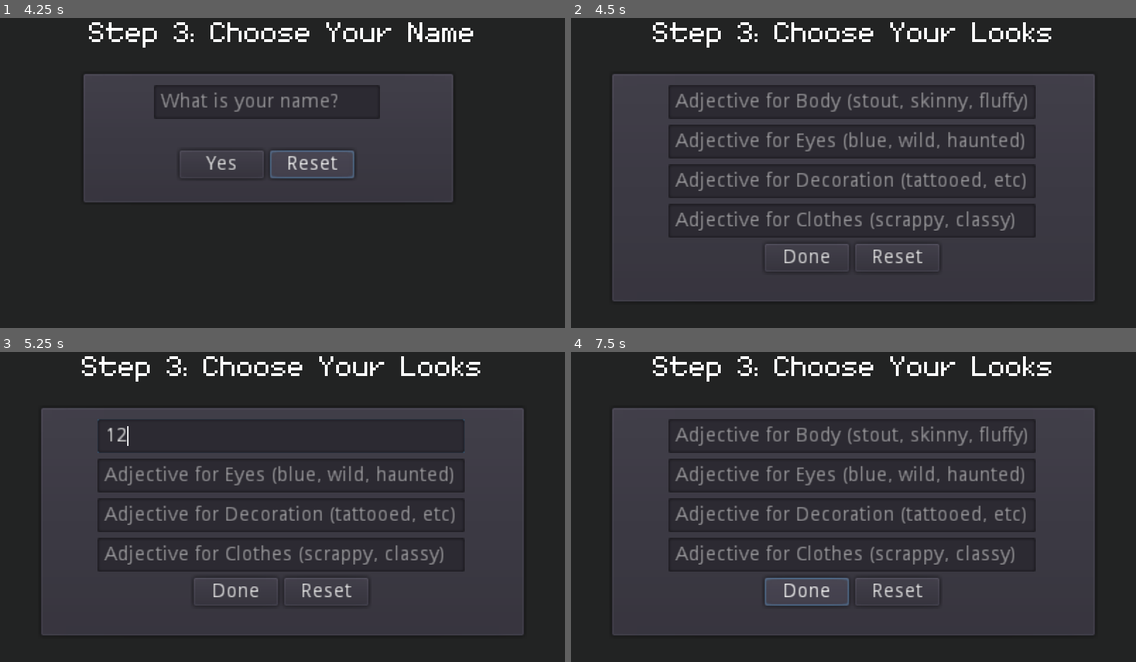
Above: before the commit, frames 1-4 (two rows, left to right).
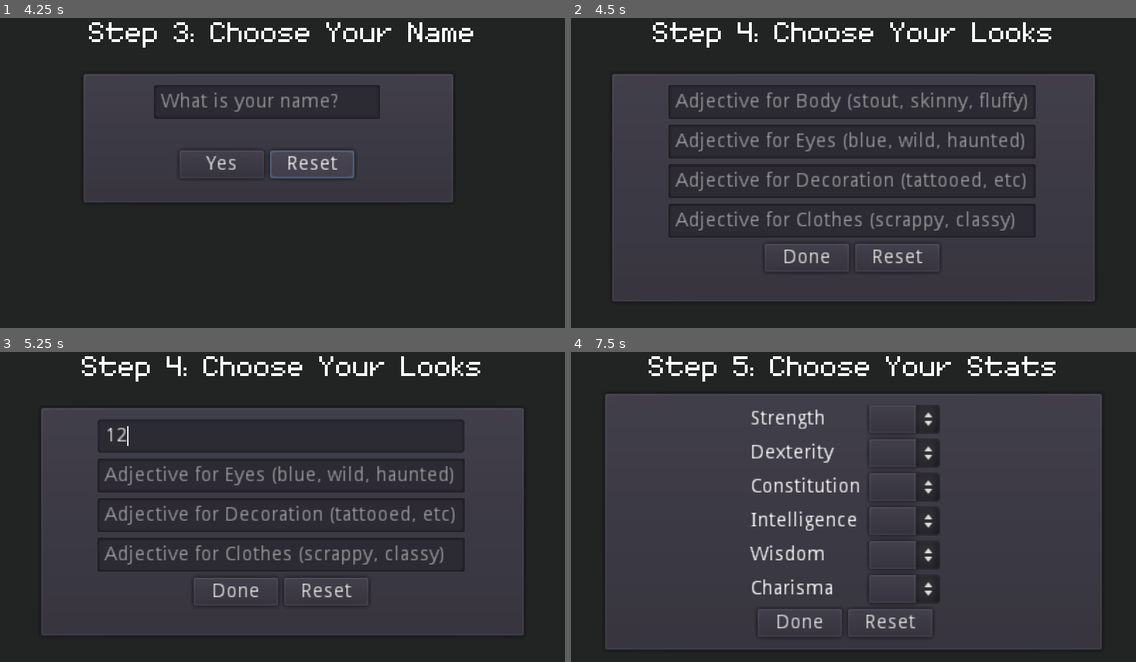
Above: after the commit, the same moments.

Repository: dyerjos/Secret-Santa-2021
Game: Godot game, scene res://menu/MainMenu.tscn
Two runs of this game, one before a commit and one after it. Both use one fixed random seed, a clock stepped at 60 frames per second and the inputs below.
Inputs (mouse positions are in pixels of both pictures, inside the frame that each line leads up to):
- Up to frame 1 (4.25 s): click "Play" at 0.5 s; click "Barbarian" at 1.25 s; click "Elf" at 2 s; click (265, 101) at 2.77 s; type "Alex" at 2.85 s; click "Reset" at 3.5 s
- Up to frame 2 (4.5 s): click "Yes" at 4.25 s
- Up to frame 3 (5.25 s): click (282, 435) at 5.02 s; type "12" at 5.1 s
- Up to frame 4 (7.5 s): click (853, 476) at 5.25 s; type "12" at 5.33 s; click (853, 516) at 5.48 s; type "12" at 5.57 s; click (853, 553) at 5.77 s; type "12" at 5.85 s; click "Reset" at 6.5 s; click "Done" at 7.25 s

Frame 1 is identical in both runs. In frame 2, less than 0.1% of the frame differs, in the area x 29-32%, y 1-8%; in frame 3, less than 0.1%; in frame 4, 20%, in the area x 6-94%, y 1-96%.

Commit message:
look and stats work

Diff:
--- a/character_creator/LookPicker.gd
+++ b/character_creator/LookPicker.gd
@@ -23,7 +23,7 @@
 
 
 func _on_DoneBtn_pressed():
-	print("going to next scene now")
+	Scene.change("StatsPicker")
 
 
 func _on_ResetBtn_pressed():
--- a/character_creator/LookPicker.tscn
+++ b/character_creator/LookPicker.tscn
@@ -31,7 +31,7 @@
 margin_right = 342.0
 margin_bottom = 44.0
 custom_fonts/font = SubResource( 1 )
-text = "Step 3: Choose Your Looks"
+text = "Step 4: Choose Your Looks"
 
 [node name="TabContainer" type="TabContainer" parent="."]
 margin_left = 30.0
--- /dev/null
+++ b/character_creator/StatsPicker.gd
@@ -0,0 +1,15 @@
+extends ColorRect
+
+
+onready var StrOptBtn := $TabContainer/Class/VBoxContainer/CenterContainer/VBoxContainer/HBoxContainer/StrOptBtn
+onready var StrengthLabel := $TabContainer/Class/VBoxContainer/CenterContainer/VBoxContainer/HBoxContainer/StrengthLabel
+onready var DexOptBtn := $TabContainer/Class/VBoxContainer/CenterContainer/VBoxContainer/HBoxContainer2/DexOptBtn
+onready var DexterityLabel := $TabContainer/Class/VBoxContainer/CenterContainer/VBoxContainer/HBoxContainer2/DexterityLabel
+onready var ConOptBtn := $TabContainer/Class/VBoxContainer/CenterContainer/VBoxContainer/HBoxContainer3/ConOptBtn
+onready var ConLabel := $TabContainer/Class/VBoxContainer/CenterContainer/VBoxContainer/HBoxContainer3/ConLabel
+onready var IntOptBtn := $TabContainer/Class/VBoxContainer/CenterContainer/VBoxContainer/HBoxContainer4/IntOptBtn
+onready var IntelLabel := $TabContainer/Class/VBoxContainer/CenterContainer/VBoxContainer/HBoxContainer4/IntelLabel
+onready var WisOptBtn := $TabContainer/Class/VBoxContainer/CenterContainer/VBoxContainer/HBoxContainer5/WisOptBtn
+onready var WisdomLabel := $TabContainer/Class/VBoxContainer/CenterContainer/VBoxContainer/HBoxContainer5/WisdomLabel
+onready var ChaOptBtn := $TabContainer/Class/VBoxContainer/CenterContainer/VBoxContainer/HBoxContainer6/ChaOptBtn
+onready var CharismaLabel := $TabContainer/Class/VBoxContainer/CenterContainer/VBoxContainer/HBoxContainer6/CharismaLabel
--- /dev/null
+++ b/character_creator/StatsPicker.tscn
@@ -0,0 +1,223 @@
+[gd_scene load_steps=4 format=2]
+
+[ext_resource path="res://character_creator/StatsPicker.gd" type="Script" id=1]
+[ext_resource path="res://fonts/MinimalFont5x7.ttf" type="DynamicFontData" id=2]
+
+[sub_resource type="DynamicFont" id=1]
+size = 32
+outline_color = Color( 0.941176, 0.964706, 0.941176, 1 )
+font_data = ExtResource( 2 )
+
+[node name="StatsPicker" type="ColorRect"]
+margin_right = 400.0
+margin_bottom = 240.0
+color = Color( 0.133333, 0.137255, 0.137255, 1 )
+script = ExtResource( 1 )
+__meta__ = {
+"_edit_use_anchors_": false
+}
+
+[node name="CenterContainer" type="CenterContainer" parent="."]
+margin_right = 400.0
+margin_bottom = 60.0
+rect_scale = Vector2( 1, 0.998372 )
+__meta__ = {
+"_edit_use_anchors_": false
+}
+
+[node name="Label" type="Label" parent="CenterContainer"]
+margin_left = 55.0
+margin_top = 16.0
+margin_right = 345.0
+margin_bottom = 44.0
+custom_fonts/font = SubResource( 1 )
+text = "Step 5: Choose Your Stats"
+
+[node name="TabContainer" type="TabContainer" parent="."]
+margin_left = 25.0
+margin_top = 50.0
+margin_right = 375.0
+margin_bottom = 210.0
+rect_min_size = Vector2( 340, 180 )
+rect_scale = Vector2( 1, 1.00211 )
+tabs_visible = false
+__meta__ = {
+"_edit_use_anchors_": false
+}
+
+[node name="Class" type="ScrollContainer" parent="TabContainer"]
+anchor_right = 1.0
+anchor_bottom = 1.0
+margin_left = 4.0
+margin_top = 8.0
+margin_right = -4.0
+margin_bottom = -4.0
+rect_min_size = Vector2( 250, 0 )
+scroll_horizontal_enabled = false
+__meta__ = {
+"_edit_use_anchors_": false
+}
+
+[node name="VBoxContainer" type="VBoxContainer" parent="TabContainer/Class"]
+margin_right = 330.0
+margin_bottom = 164.0
+rect_min_size = Vector2( 330, 140 )
+
+[node name="CenterContainer" type="CenterContainer" parent="TabContainer/Class/VBoxContainer"]
+margin_right = 330.0
+margin_bottom = 140.0
+rect_min_size = Vector2( 330, 120 )
+
+[node name="VBoxContainer" type="VBoxContainer" parent="TabContainer/Class/VBoxContainer/CenterContainer"]
+margin_right = 330.0
+margin_bottom = 140.0
+rect_min_size = Vector2( 330, 120 )
+
+[node name="HBoxContainer" type="HBoxContainer" parent="TabContainer/Class/VBoxContainer/CenterContainer/VBoxContainer"]
+margin_right = 330.0
+margin_bottom = 20.0
+rect_min_size = Vector2( 0, 20 )
+alignment = 1
+
+[node name="StrengthLabel" type="Label" parent="TabContainer/Class/VBoxContainer/CenterContainer/VBoxContainer/HBoxContainer"]
+margin_left = 98.0
+margin_top = 3.0
+margin_right = 178.0
+margin_bottom = 17.0
+rect_min_size = Vector2( 80, 0 )
+text = "Strength"
+
+[node name="StrOptBtn" type="OptionButton" parent="TabContainer/Class/VBoxContainer/CenterContainer/VBoxContainer/HBoxContainer"]
+margin_left = 182.0
+margin_right = 232.0
+margin_bottom = 20.0
+rect_min_size = Vector2( 50, 0 )
+selected = 0
+
+[node name="HBoxContainer2" type="HBoxContainer" parent="TabContainer/Class/VBoxContainer/CenterContainer/VBoxContainer"]
+margin_top = 24.0
+margin_right = 330.0
+margin_bottom = 44.0
+rect_min_size = Vector2( 0, 20 )
+alignment = 1
+
+[node name="DexterityLabel" type="Label" parent="TabContainer/Class/VBoxContainer/CenterContainer/VBoxContainer/HBoxContainer2"]
+margin_left = 98.0
+margin_top = 3.0
+margin_right = 178.0
+margin_bottom = 17.0
+rect_min_size = Vector2( 80, 0 )
+text = "Dexterity"
+
+[node name="DexOptBtn" type="OptionButton" parent="TabContainer/Class/VBoxContainer/CenterContainer/VBoxContainer/HBoxContainer2"]
+margin_left = 182.0
+margin_right = 232.0
+margin_bottom = 20.0
+rect_min_size = Vector2( 50, 0 )
+
+[node name="HBoxContainer3" type="HBoxContainer" parent="TabContainer/Class/VBoxContainer/CenterContainer/VBoxContainer"]
+margin_top = 48.0
+margin_right = 330.0
+margin_bottom = 68.0
+rect_min_size = Vector2( 0, 20 )
+alignment = 1
+
+[node name="ConLabel" type="Label" parent="TabContainer/Class/VBoxContainer/CenterContainer/VBoxContainer/HBoxContainer3"]
+margin_left = 98.0
+margin_top = 3.0
+margin_right = 178.0
+margin_bottom = 17.0
+rect_min_size = Vector2( 80, 0 )
+text = "Constitution"
+
+[node name="ConOptBtn" type="OptionButton" parent="TabContainer/Class/VBoxContainer/CenterContainer/VBoxContainer/HBoxContainer3"]
+margin_left = 182.0
+margin_right = 232.0
+margin_bottom = 20.0
+rect_min_size = Vector2( 50, 0 )
+
+[node name="HBoxContainer4" type="HBoxContainer" parent="TabContainer/Class/VBoxContainer/CenterContainer/VBoxContainer"]
+margin_top = 72.0
+margin_right = 330.0
+margin_bottom = 92.0
+rect_min_size = Vector2( 0, 20 )
+alignment = 1
+
+[node name="IntelLabel" type="Label" parent="TabContainer/Class/VBoxContainer/CenterContainer/VBoxContainer/HBoxContainer4"]
+margin_left = 98.0
+margin_top = 3.0
+margin_right = 178.0
+margin_bottom = 17.0
+rect_min_size = Vector2( 80, 0 )
+text = "Intelligence"
+
+[node name="IntOptBtn" type="OptionButton" parent="TabContainer/Class/VBoxContainer/CenterContainer/VBoxContainer/HBoxContainer4"]
+margin_left = 182.0
+margin_right = 232.0
+margin_bottom = 20.0
+rect_min_size = Vector2( 50, 0 )
+
+[node name="HBoxContainer5" type="HBoxContainer" parent="TabContainer/Class/VBoxContainer/CenterContainer/VBoxContainer"]
+margin_top = 96.0
+margin_right = 330.0
+margin_bottom = 116.0
+rect_min_size = Vector2( 0, 20 )
+alignment = 1
+
+[node name="WisdomLabel" type="Label" parent="TabContainer/Class/VBoxContainer/CenterContainer/VBoxContainer/HBoxContainer5"]
+margin_left = 98.0
+margin_top = 3.0
+margin_right = 178.0
+margin_bottom = 17.0
+rect_min_size = Vector2( 80, 0 )
+text = "Wisdom"
+
+[node name="WisOptBtn" type="OptionButton" parent="TabContainer/Class/VBoxContainer/CenterContainer/VBoxContainer/HBoxContainer5"]
+margin_left = 182.0
+margin_right = 232.0
+margin_bottom = 20.0
+rect_min_size = Vector2( 50, 0 )
+
+[node name="HBoxContainer6" type="HBoxContainer" parent="TabContainer/Class/VBoxContainer/CenterContainer/VBoxContainer"]
+margin_top = 120.0
+margin_right = 330.0
+margin_bottom = 140.0
+rect_min_size = Vector2( 0, 20 )
+alignment = 1
+
+[node name="CharismaLabel" type="Label" parent="TabContainer/Class/VBoxContainer/CenterContainer/VBoxContainer/HBoxContainer6"]
+margin_left = 98.0
+margin_top = 3.0
+margin_right = 178.0
+margin_bottom = 17.0
+rect_min_size = Vector2( 80, 0 )
+text = "Charisma"
+
+[node name="ChaOptBtn" type="OptionButton" parent="TabContainer/Class/VBoxContainer/CenterContainer/VBoxContainer/HBoxContainer6"]
+margin_left = 182.0
+margin_right = 232.0
+margin_bottom = 20.0
+rect_min_size = Vector2( 50, 0 )
+
+[node name="CenterContainer3" type="CenterContainer" parent="TabContainer/Class/VBoxContainer"]
+margin_top = 145.0
+margin_right = 330.0
+margin_bottom = 165.0
+
+[node name="HBoxContainer" type="HBoxContainer" parent="TabContainer/Class/VBoxContainer/CenterContainer3"]
+margin_left = 103.0
+margin_right = 227.0
+margin_bottom = 20.0
+
+[node name="DoneBtn" type="Button" parent="TabContainer/Class/VBoxContainer/CenterContainer3/HBoxContainer"]
+margin_right = 60.0
+margin_bottom = 20.0
+rect_min_size = Vector2( 60, 0 )
+text = "Done"
+
+[node name="ResetBtn" type="Button" parent="TabContainer/Class/VBoxContainer/CenterContainer3/HBoxContainer"]
+margin_left = 64.0
+margin_right = 124.0
+margin_bottom = 20.0
+rect_min_size = Vector2( 60, 0 )
+text = "Reset"
--- a/global/Scene.gd
+++ b/global/Scene.gd
@@ -15,7 +15,8 @@
 	"WizardRaces": "res://character_creator/races/WizardRaces.tscn",
 	"ImmolatorRaces": "res://character_creator/races/ImmolatorRaces.tscn",
 	"NamePicker": "res://character_creator/NamePicker.tscn",
-	"LookPicker": "res://character_creator/LookPicker.tscn"
+	"LookPicker": "res://character_creator/LookPicker.tscn",
+	"StatsPicker": "res://character_creator/StatsPicker.tscn"
 }
 
 
